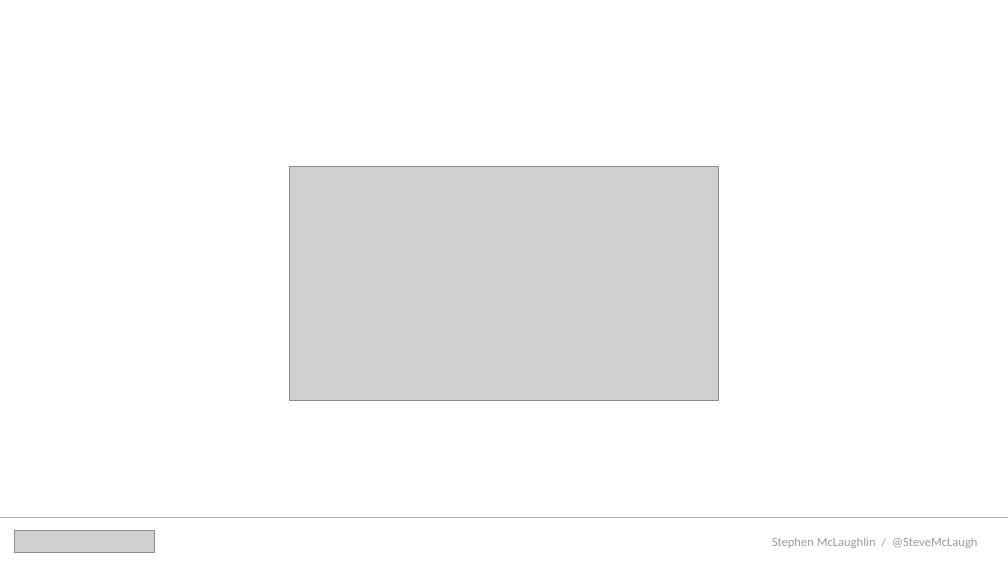
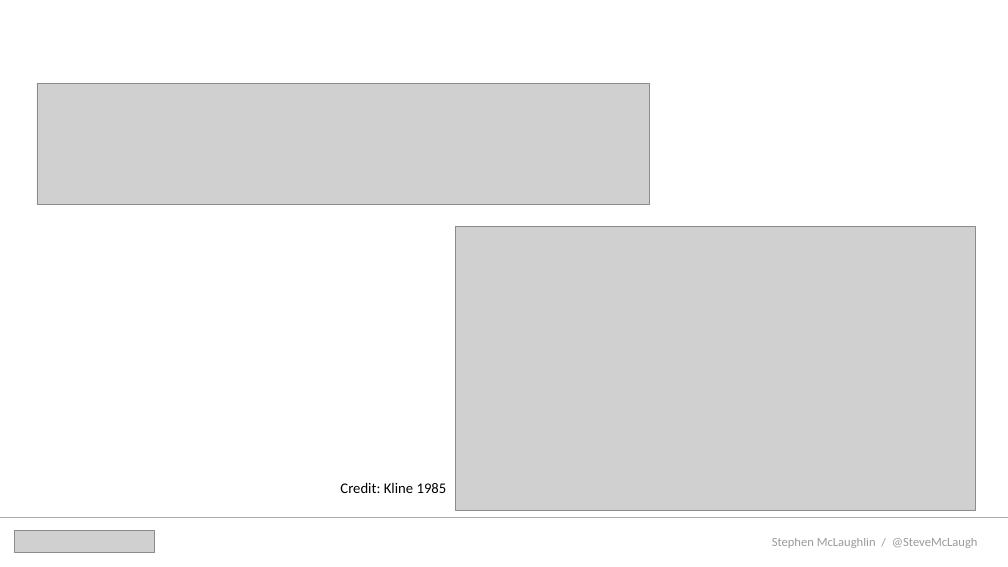
Before and after one commit to stevemclaugh/HILT-Audio-ML, a slide deck: slide 10 of Slides/Day_1.pptx. Drawn at 1008x567 pixels with LibreOffice and Linux fonts; fonts in the diff are those of the drawing; grey boxes stand for pictures. Boxes give left, top, right and bottom in pixels: in the first picture for what was removed or moved away, otherwise in the second. Text is boxed around its words. In the diff, an @@ line names an element or a change of style, - is before the commit and + after.

```diff
--- a/Slides/Day_1.pptx
+++ b/Slides/Day_1.pptx
@@ picture added at <box>37,84,650,205</box> @@
@@ picture: place and size @@
-picture at <box>290,166,718,400</box>
+picture at <box>456,226,975,510</box>
@@ text added at <box>340,482,447,493</box>, 14 pt, text #000000 @@
+Credit: Kline 1985
```
Also in this commit, not shown: 12 other slides changed, 6 slides added, 2 other files.
